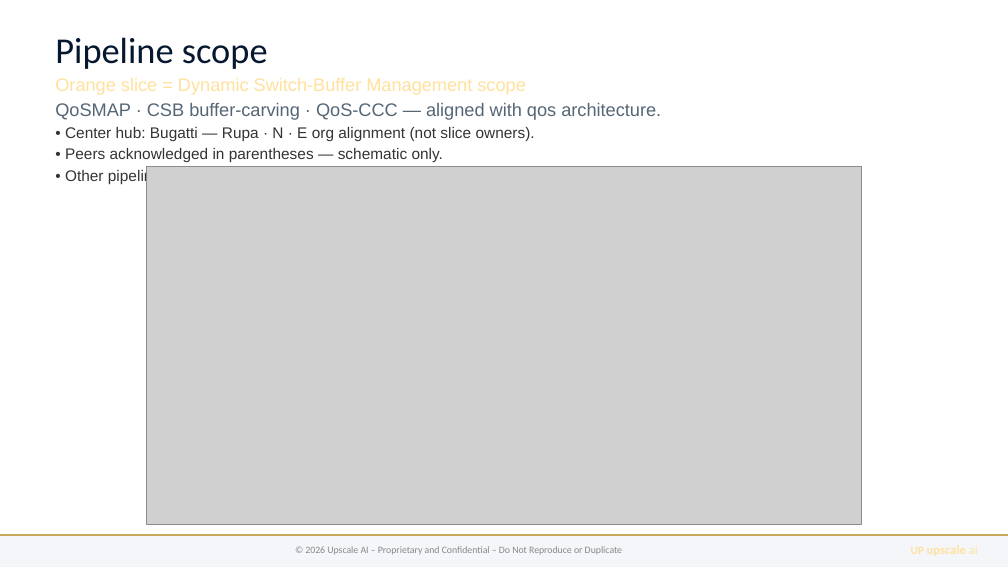
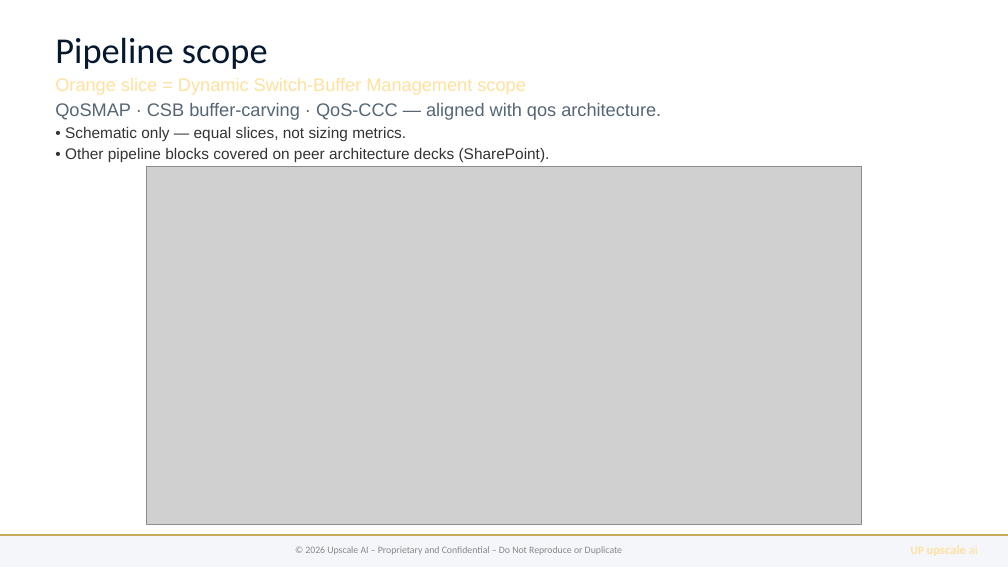
Before and after one commit to upscale-ai-network/agent-template, a slide deck: slide 3 of dt122/bugatti-qos-ccc.pptx. Drawn at 1008x567 pixels with LibreOffice and Linux fonts; fonts in the diff are those of the drawing; grey boxes stand for pictures. Boxes give left, top, right and bottom in pixels: in the first picture for what was removed or moved away, otherwise in the second. Text is boxed around its words. In the diff, an @@ line names an element or a change of style, - is before the commit and + after.

```diff
--- a/dt122/bugatti-qos-ccc.pptx
+++ b/dt122/bugatti-qos-ccc.pptx
@@ text at [65,127,406,141]: text changed @@
-• Center hub: Bugatti — Rupa · N · E org alignment (not slice owners).
-• Peers acknowledged in parentheses — schematic only.
+• Schematic only — equal slices, not sizing metrics.
```
Also in this commit, not shown: 4 other files.
